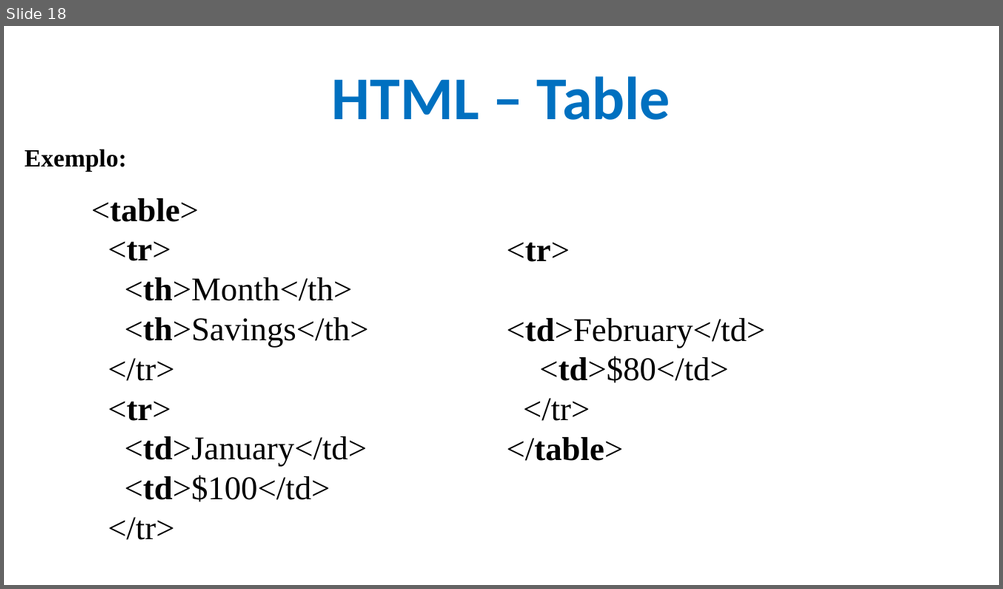
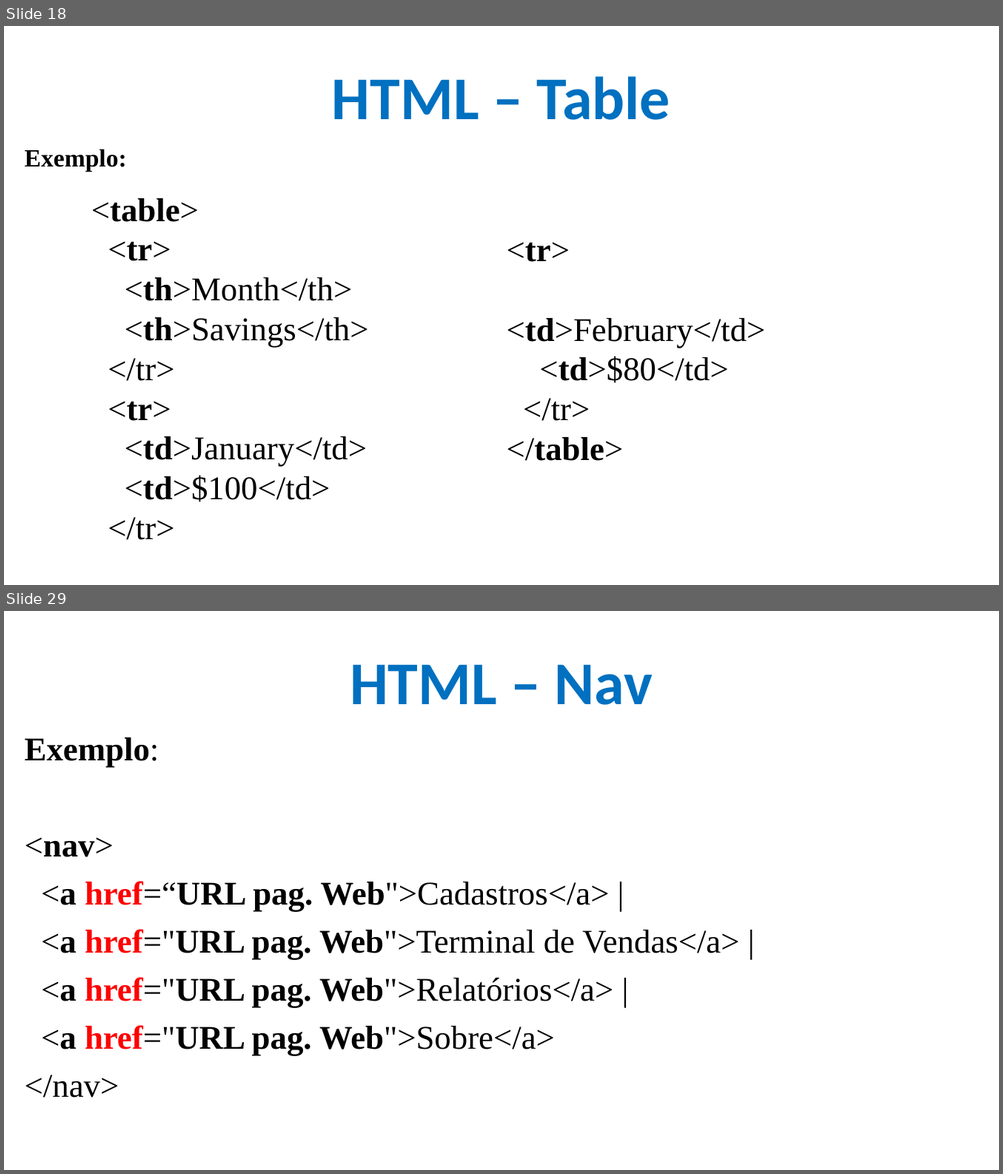
Before and after one commit to CloudEducationBrazil/WydenDesenvolvimentoWebPHP, a slide deck: 01 Classes/Aula 04 Desenvolvimento Web - HTML.pptx. Shown one above the other, each under a label of ours: slide 18 before the commit, slides 18 and 29 after it; the slides between them are not shown. The pictures are 1003x589 and 1003x1174 pixels, drawn with LibreOffice and Linux fonts; fonts in the diff are those of the drawing; background and template pictures are left out. Boxes give left, top, right and bottom in pixels: in the first picture for what was removed or moved away, otherwise in the second. Text is boxed around its words. In the diff, an @@ line names an element or a change of style, - is before the commit and + after.

Commit message:
Atuazliação Aula HTML

```diff
--- a/01 Classes/Aula 04 Desenvolvimento Web - HTML.pptx
+++ b/01 Classes/Aula 04 Desenvolvimento Web - HTML.pptx
@@ slide 29 added at bbox=[4, 611, 999, 1170], background picture (left out) @@
@@ title added at bbox=[350, 664, 652, 705], 44 pt, text #0070C0, bold @@
+HTML – Nav
@@ text added at bbox=[25, 738, 739, 1098], 24 pt, text #000000 @@
+Exemplo:
+<nav>
+<a href=“URL pag. Web">Cadastros</a> |
+<a href="URL pag. Web">Terminal de Vendas</a> |
+<a href="URL pag. Web">Relatórios</a> |
+<a href="URL pag. Web">Sobre</a>
+</nav>
```
Also in this commit, not shown: 11 slides changed, 21 other slides added.
